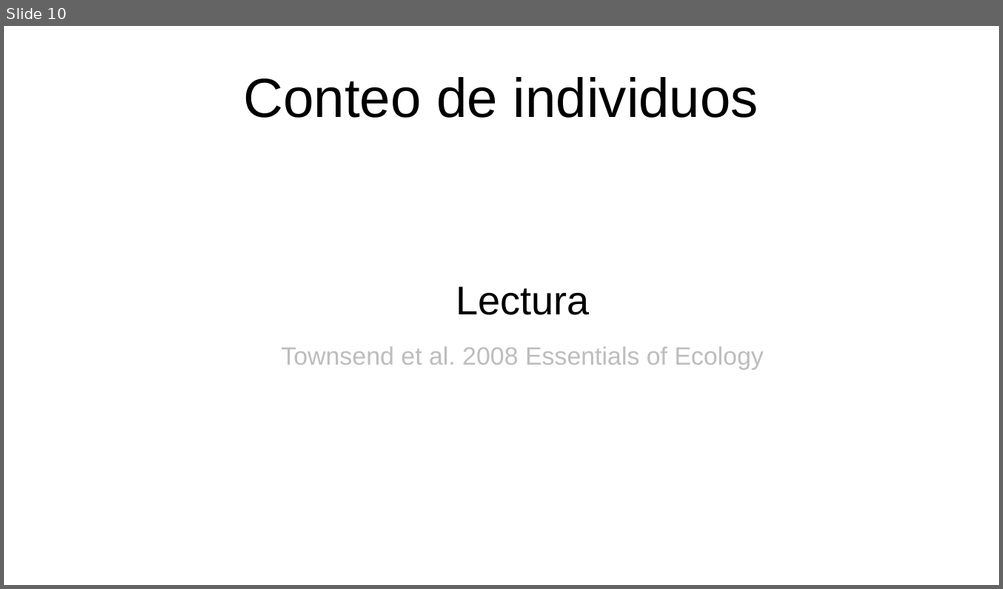
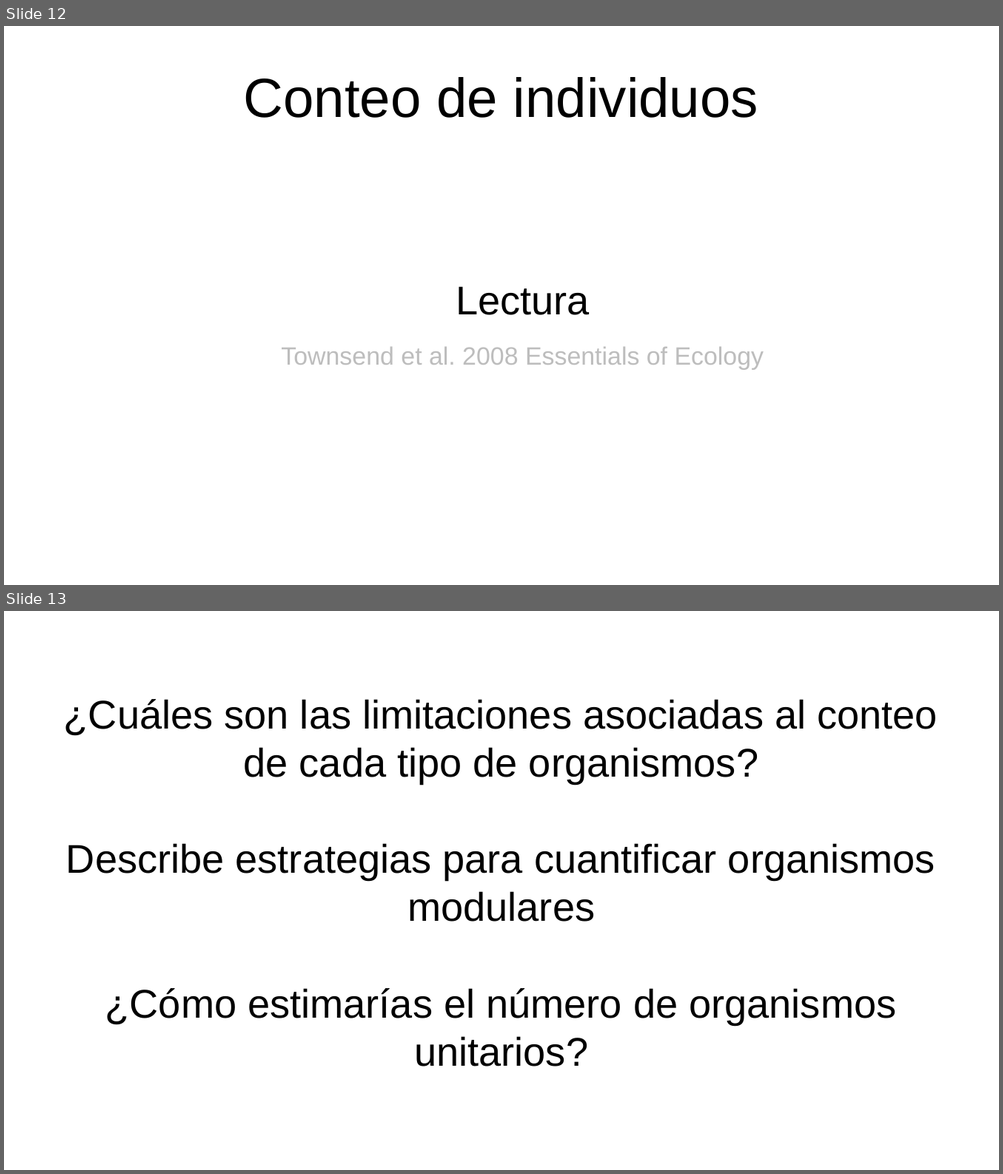
Before and after one commit to gerardommc/Ecologia-poblaciones, a slide deck: Unidad-1/Individuos.odp. Shown one above the other, each under a label of ours: slide 10 before the commit, slides 12 and 13 after it. The pictures are 1003x589 and 1003x1174 pixels, drawn with LibreOffice and Linux fonts; fonts in the diff are those of the drawing. Boxes give left, top, right and bottom in pixels: in the first picture for what was removed or moved away, otherwise in the second. Text is boxed around its words. In the diff, an @@ line names an element or a change of style, - is before the commit and + after.

```diff
--- a/Unidad-1/Individuos.odp
+++ b/Unidad-1/Individuos.odp
@@ slide 13 added at [4, 611, 999, 1170], background #FFFFFF @@
@@ text added at [64, 699, 937, 1067], 32 pt, text #000000 @@
+¿Cuáles son las limitaciones asociadas al conteo de cada tipo de organismos?
+Describe estrategias para cuantificar organismos modulares
+¿Cómo estimarías el número de organismos unitarios?
@@ what was slide 10 is now slide 12 @@
```
Also in this commit, not shown: 1 slide changed, 2 other slides added, 1 other file.
